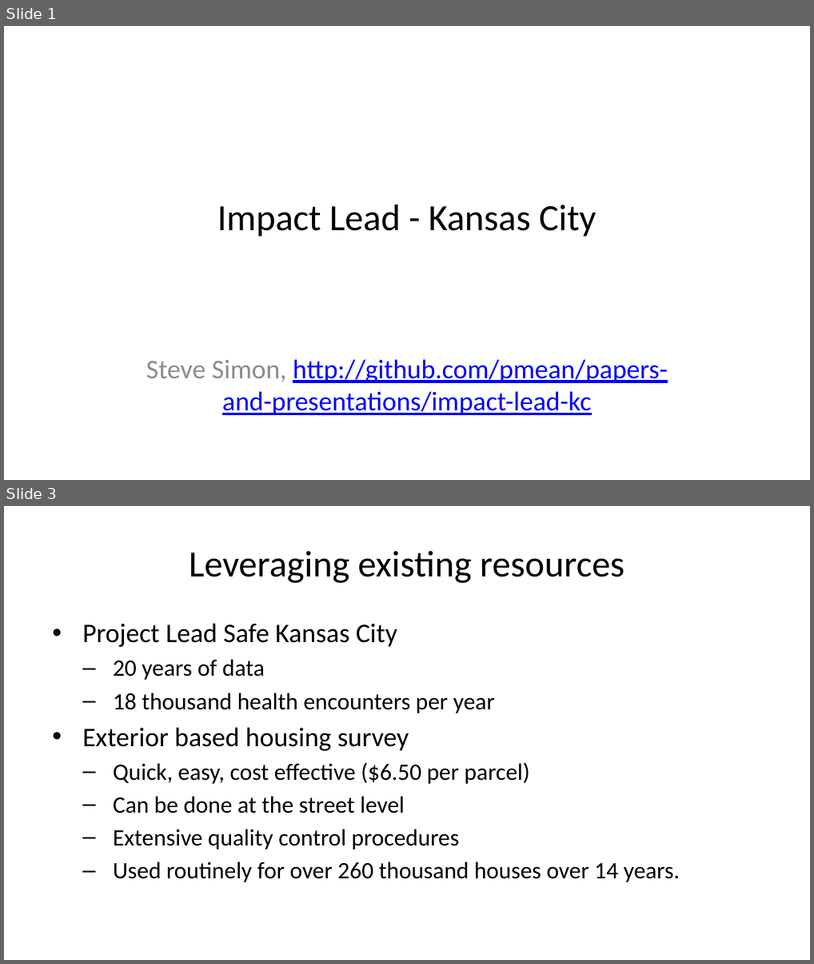
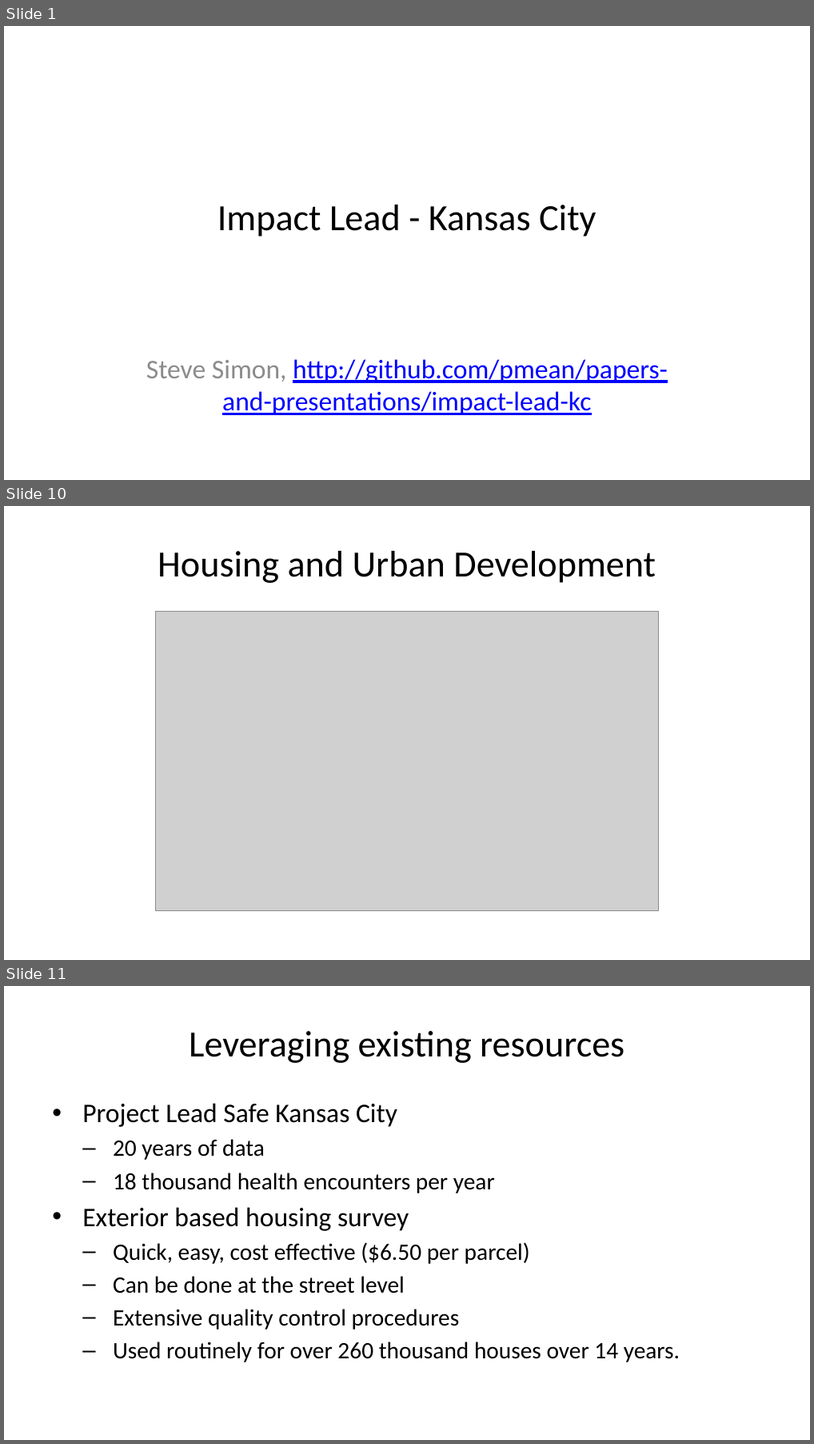
Before and after one commit to pmean/papers-and-presentations, a slide deck: kc-lead-impact/results/dbhi-presentation.pptx. Shown one above the other, each under a label of ours: slides 1 and 3 before the commit, slides 1, 10 and 11 after it; the slides between them are not shown. The pictures are 814x964 and 814x1444 pixels, drawn with LibreOffice and Linux fonts; fonts in the diff are those of the drawing; grey boxes stand for pictures. Boxes give left, top, right and bottom in pixels: in the first picture for what was removed or moved away, otherwise in the second. Text is boxed around its words. In the diff, an @@ line names an element or a change of style, - is before the commit and + after.

Commit message:
Added hud image to dbhi-presentation

```diff
--- a/kc-lead-impact/results/dbhi-presentation.pptx
+++ b/kc-lead-impact/results/dbhi-presentation.pptx
@@ slide 10 added at bbox=[4, 506, 810, 960], background #FFFFFF @@
@@ title added at bbox=[158, 551, 656, 583], 33 pt, text #000000 @@
+Housing and Urban Development
@@ picture added at bbox=[156, 612, 660, 911] @@
@@ what was slide 3 is now slide 11 @@
```
Also in this commit, not shown: 8 other slides added, 1 slide removed, 2 other files.
